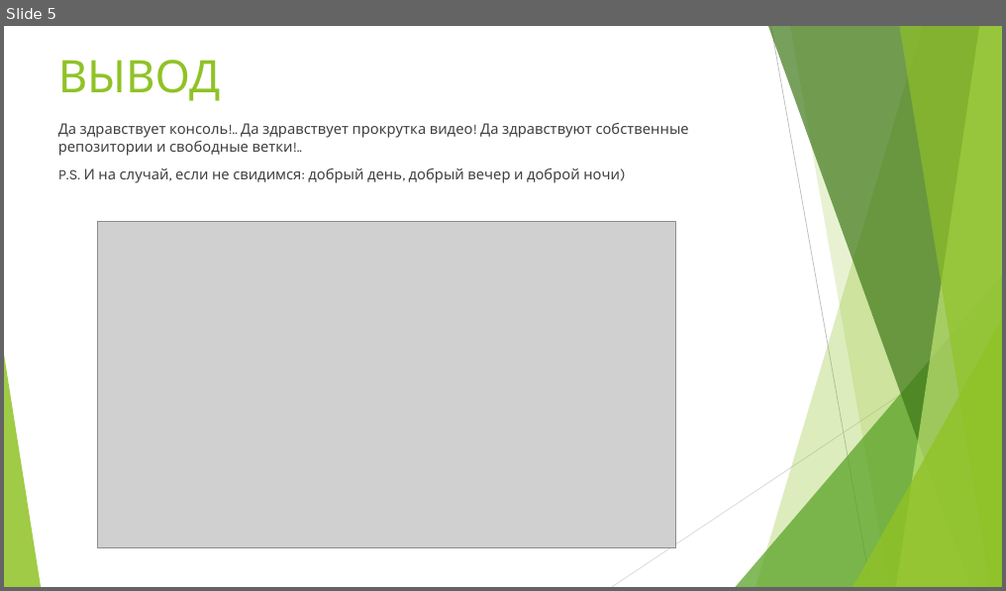
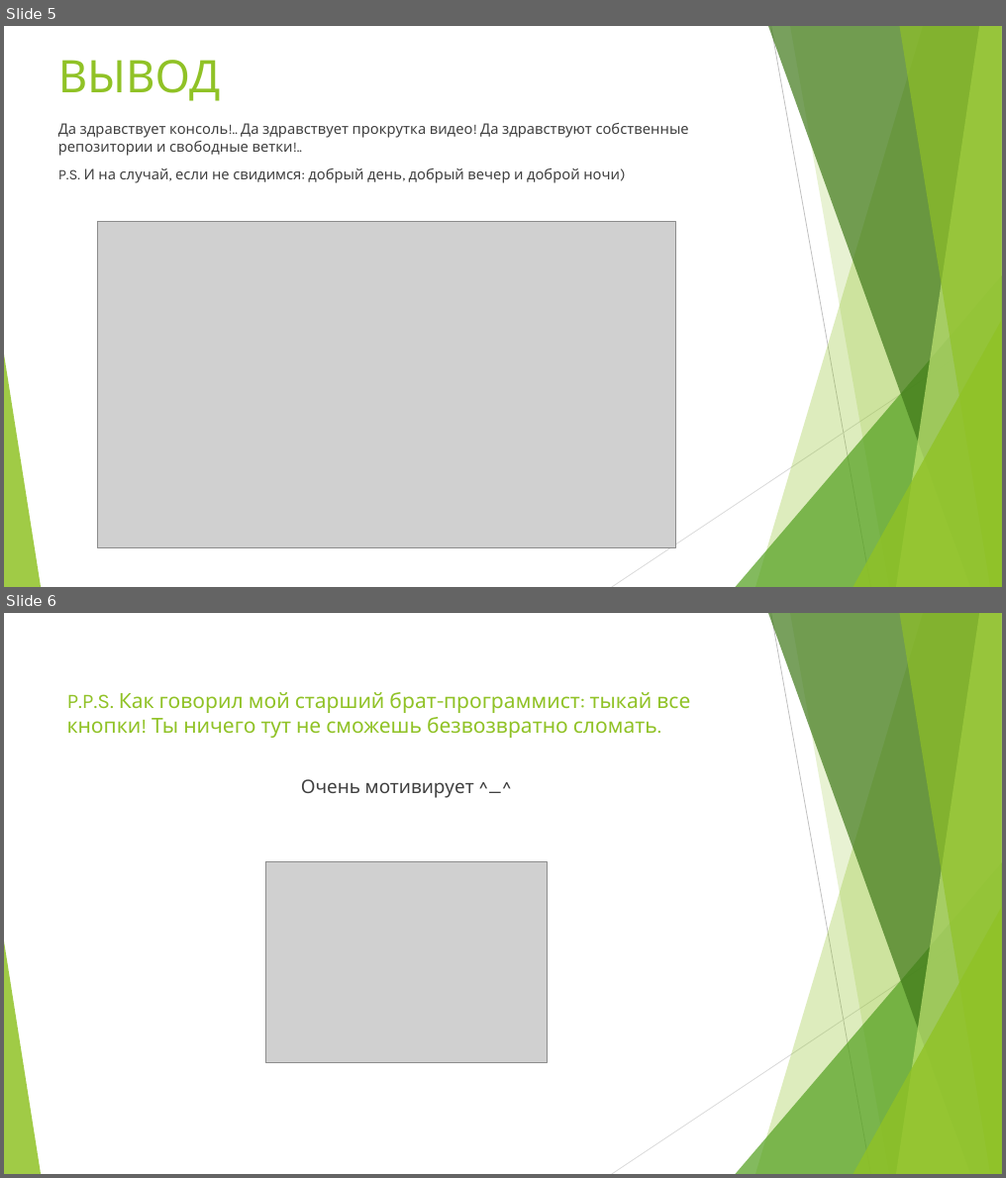
Before and after one commit to EsSombra/FirstTry, a slide deck: SecondSeminar.pptx. Shown one above the other, each under a label of ours: slide 5 before the commit, slides 5 and 6 after it. The pictures are 1006x591 and 1006x1178 pixels, drawn with LibreOffice and Linux fonts; fonts in the diff are those of the drawing; grey boxes stand for pictures. Boxes give left, top, right and bottom in pixels: in the first picture for what was removed or moved away, otherwise in the second. Text is boxed around its words. In the diff, an @@ line names an element or a change of style, - is before the commit and + after.

Commit message:
page 6 only for 4th_branch

```diff
--- a/SecondSeminar.pptx
+++ b/SecondSeminar.pptx
@@ slide 6 added at box(4, 613, 1002, 1174), background #FFFFFF; not listed: 10 template elements that a slide beside it also shows @@
@@ title added at box(67, 692, 690, 738), 20 pt, text #90C226 @@
+P.P.S. Как говорил мой старший брат-программист: тыкай все кнопки! Ты ничего тут не сможешь безвозвратно сломать.
@@ text added at box(301, 779, 474, 798), 18 pt, text #404040 @@
+Очень мотивирует ^_^
@@ picture added at box(266, 861, 547, 1062) @@
```
Also in this commit, not shown: 1 slide changed.
